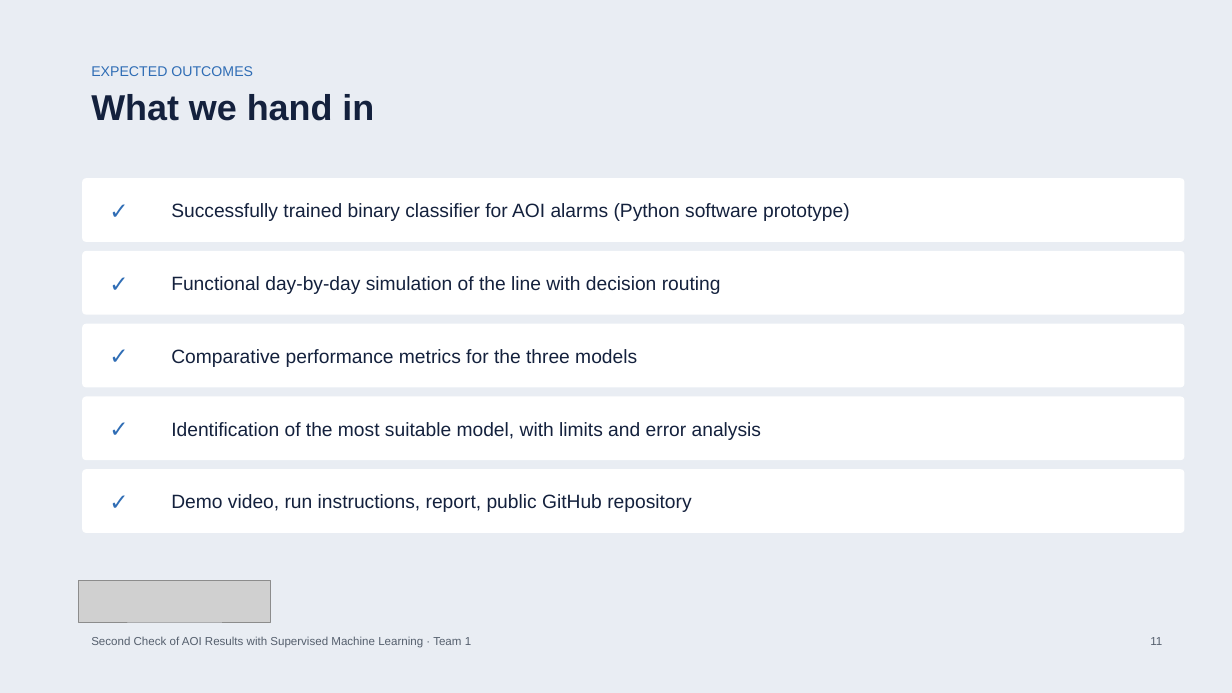
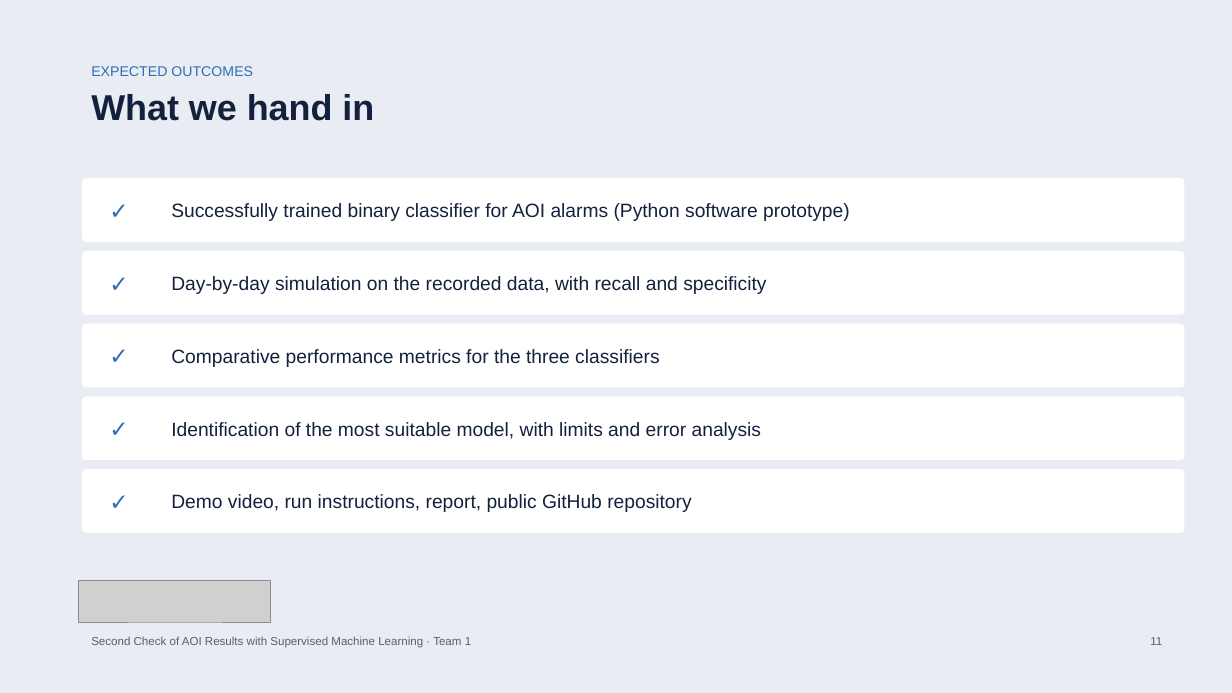
Before and after one commit to bodhi584/aoi-decision-gate, a slide deck: slide 11 of docs/slides_revised_topic.pptx. Drawn at 1232x693 pixels with LibreOffice and Linux fonts; fonts in the diff are those of the drawing; grey boxes stand for pictures. Boxes give left, top, right and bottom in pixels: in the first picture for what was removed or moved away, otherwise in the second. Text is boxed around its words. In the diff, an @@ line names an element or a change of style, - is before the commit and + after.

Commit message:
Precise scope and metrics: recall and specificity of the binary classification

```diff
--- a/docs/slides_revised_topic.pptx
+++ b/docs/slides_revised_topic.pptx
@@ text at [171, 276, 766, 294]: text changed @@
-Functional day-by-day simulation of the line with decision routing
+Day-by-day simulation on the recorded data, with recall and specificity
@@ text at [171, 349, 659, 367]: text changed @@
-Comparative performance metrics for the three models
+Comparative performance metrics for the three classifiers
```
Also in this commit, not shown: 10 other slides changed, 7 other files.
